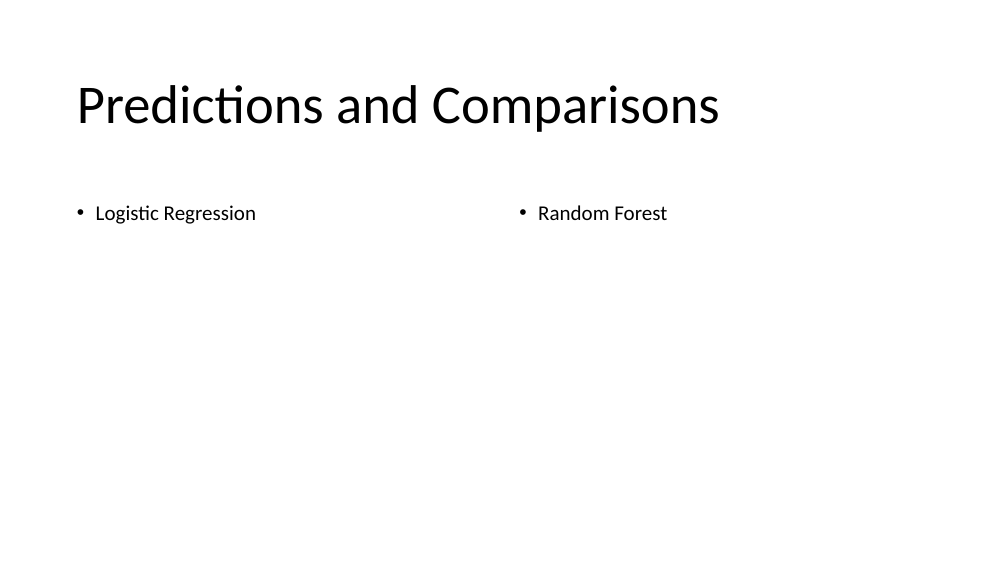
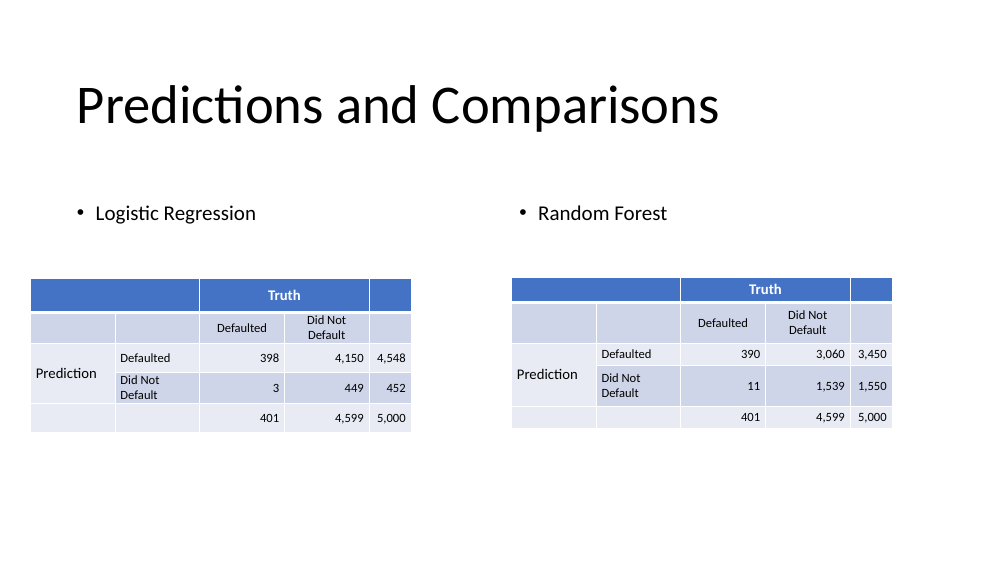
Before and after one commit to daileyco/UGA-Data-Science-Competition, a slide deck: slide 11 of 06-Report/02-Presentation/Presentation.pptx. Drawn at 1008x567 pixels with LibreOffice and Linux fonts; fonts in the diff are those of the drawing. Boxes give left, top, right and bottom in pixels: in the first picture for what was removed or moved away, otherwise in the second. Text is boxed around its words. In the diff, an @@ line names an element or a change of style, - is before the commit and + after.

```diff
--- a/06-Report/02-Presentation/Presentation.pptx
+++ b/06-Report/02-Presentation/Presentation.pptx
@@ table added at (31, 278, 412, 432), 5 rows, 5 columns @@
+ |  | Truth |  | 
+ |  | Defaulted | Did Not Default | 
+Prediction | Defaulted | 398 | 4,150 | 4,548
+ | Did Not Default | 3 | 449 | 452
+ |  | 401 | 4,599 | 5,000
@@ table added at (512, 277, 893, 428), 5 rows, 5 columns @@
+ |  | Truth |  | 
+ |  | Defaulted | Did Not Default | 
+Prediction | Defaulted | 390 | 3,060 | 3,450
+ | Did Not Default | 11 | 1,539 | 1,550
+ |  | 401 | 4,599 | 5,000
```
Also in this commit, not shown: 7 other slides changed, 1 slide added, 1 slide removed, 1 other file.
